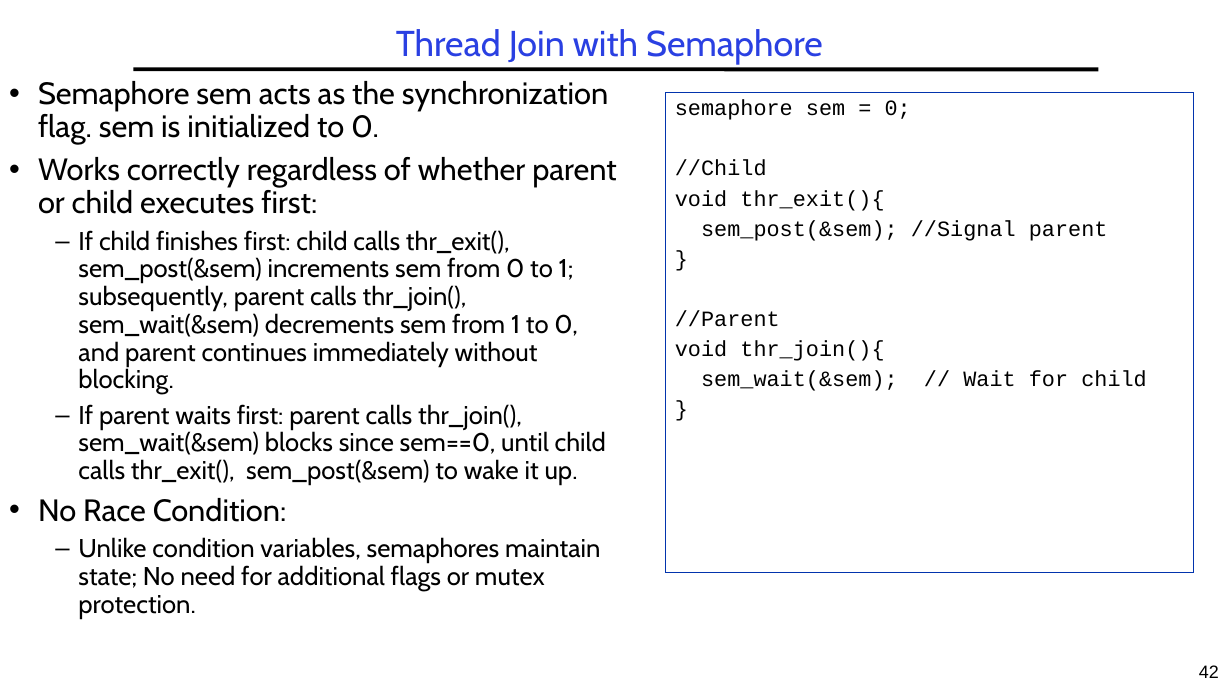
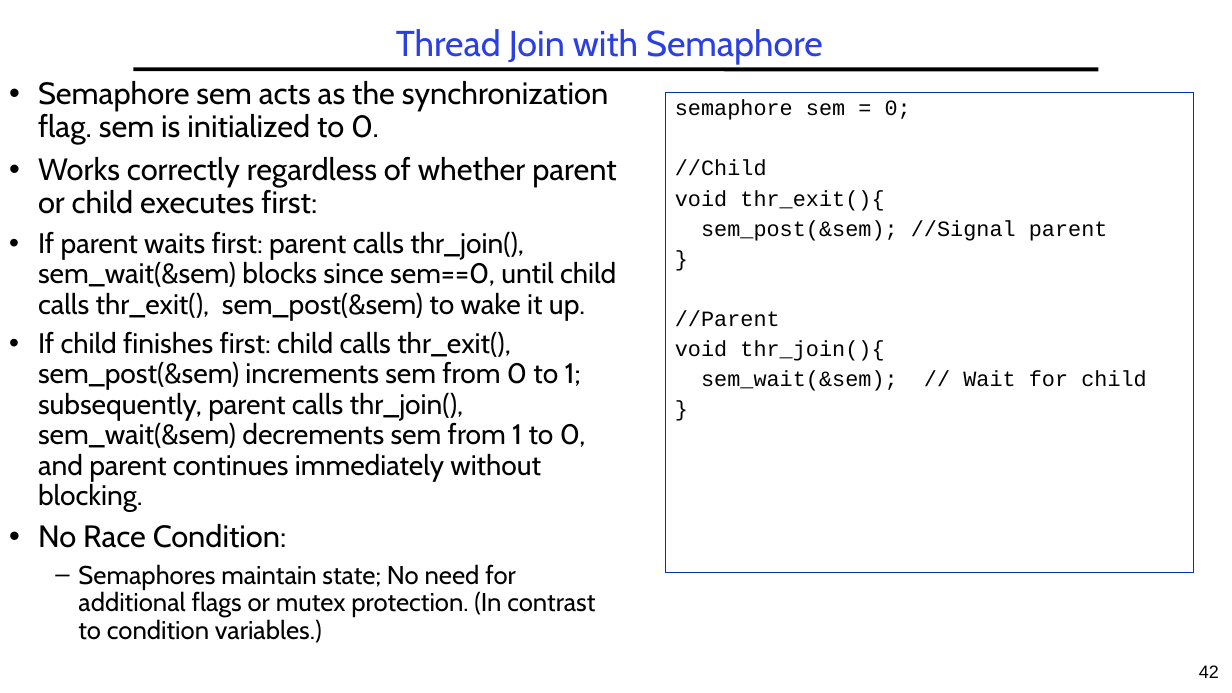
Before and after one commit to guhofstra/CSC256Fa25, a slide deck: slide 42 of PPTs/L3-Synchronization.pptx. Drawn at 1232x693 pixels with LibreOffice and Linux fonts; fonts in the diff are those of the drawing. Boxes give left, top, right and bottom in pixels: in the first picture for what was removed or moved away, otherwise in the second. Text is boxed around its words. In the diff, an @@ line names an element or a change of style, - is before the commit and + after.

```diff
--- a/PPTs/L3-Synchronization.pptx
+++ b/PPTs/L3-Synchronization.pptx
@@ text in rectangle at (38,231,616,320): paragraph added @@
+• If parent waits first: parent calls thr_join(), sem_wait(&sem) blocks since sem==0, until child calls thr_exit(), sem_post(&sem) to wake it up.
@@ text in rectangle at (38,331,586,511): size 20 to 22 pt in "If child finishes first: child calls thr_exit(), ..."; bullet – to •; list level 2 to 1 in "If child finishes first: child ..." @@
@@ text in rectangle at (78,404,606,485): paragraph removed @@
-  – If parent waits first: parent calls thr_join(), sem_wait(&sem) blocks since sem==0, until child calls thr_exit(), sem_post(&sem) to wake it up.
@@ text in rectangle at (78,564,595,643): text changed @@
-  – Unlike condition variables, semaphores maintain state; No need for additional flags or mutex protection.
+  – Semaphores maintain state; No need for additional flags or mutex protection. (In contrast to condition variables.)
```
Also in this commit, not shown: 7 other slides changed, 18 other files.
